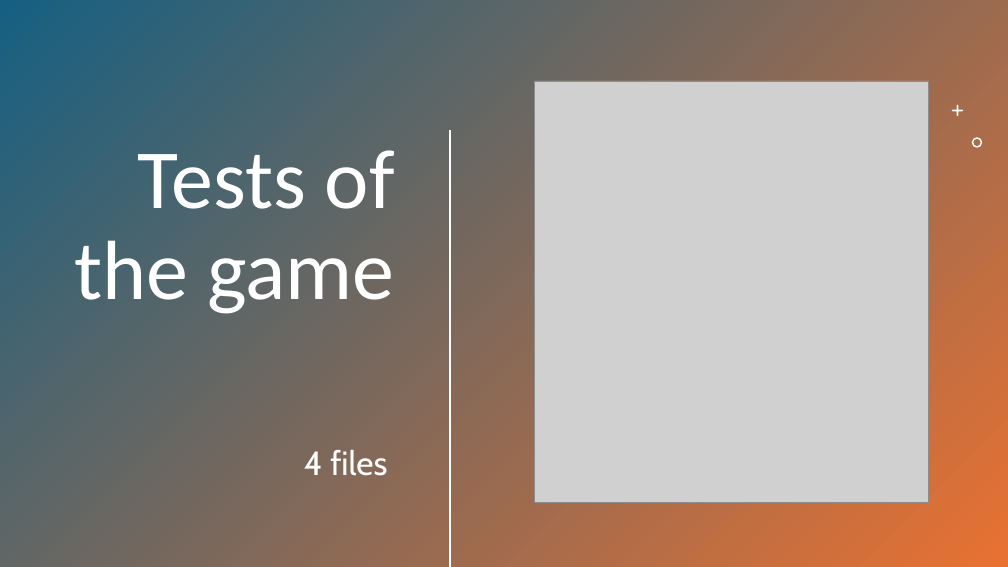
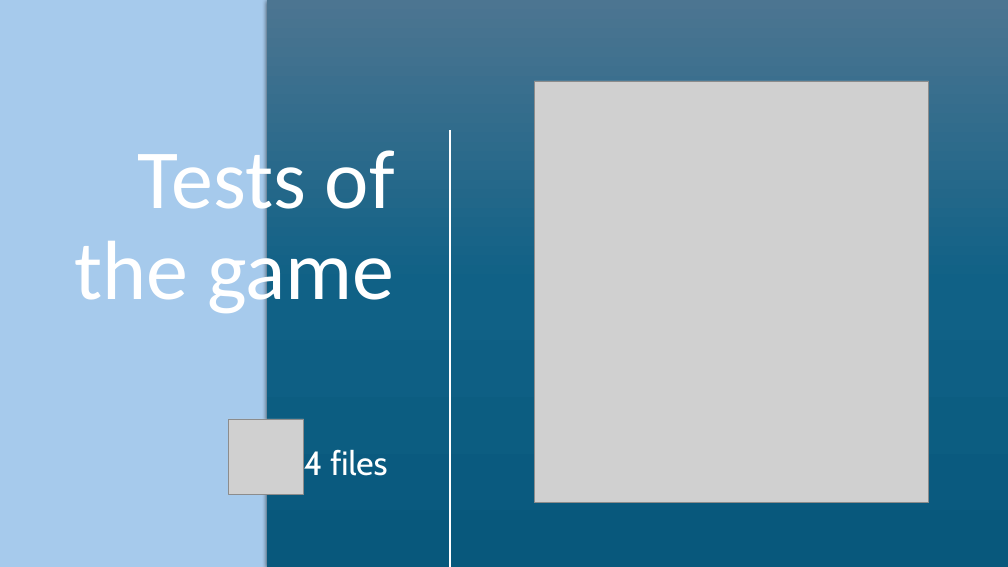
Before and after one commit to aurelienlsn/DIP392, a slide deck: slide 6 of doc/Final Presentation - Project.pptx. Drawn at 1008x567 pixels with LibreOffice and Linux fonts; fonts in the diff are those of the drawing; grey boxes stand for pictures. Boxes give left, top, right and bottom in pixels: in the first picture for what was removed or moved away, otherwise in the second. Text is boxed around its words. In the diff, an @@ line names an element or a change of style, - is before the commit and + after.

```diff
--- a/doc/Final Presentation - Project.pptx
+++ b/doc/Final Presentation - Project.pptx
@@ background #FFFFFF to #A6CAEC @@
@@ rectangle removed at [0, 0, 1008, 567] @@
@@ rectangle added at [267, 0, 1008, 567], fill gradient #4C7591 to #106287 to #09597D @@
@@ freeform shape removed at [952, 105, 963, 116] @@
@@ freeform shape removed at [972, 137, 982, 147] @@
@@ picture added at [228, 419, 304, 495] @@
```
Also in this commit, not shown: 5 other slides changed, 1 slide added, 1 slide removed.
